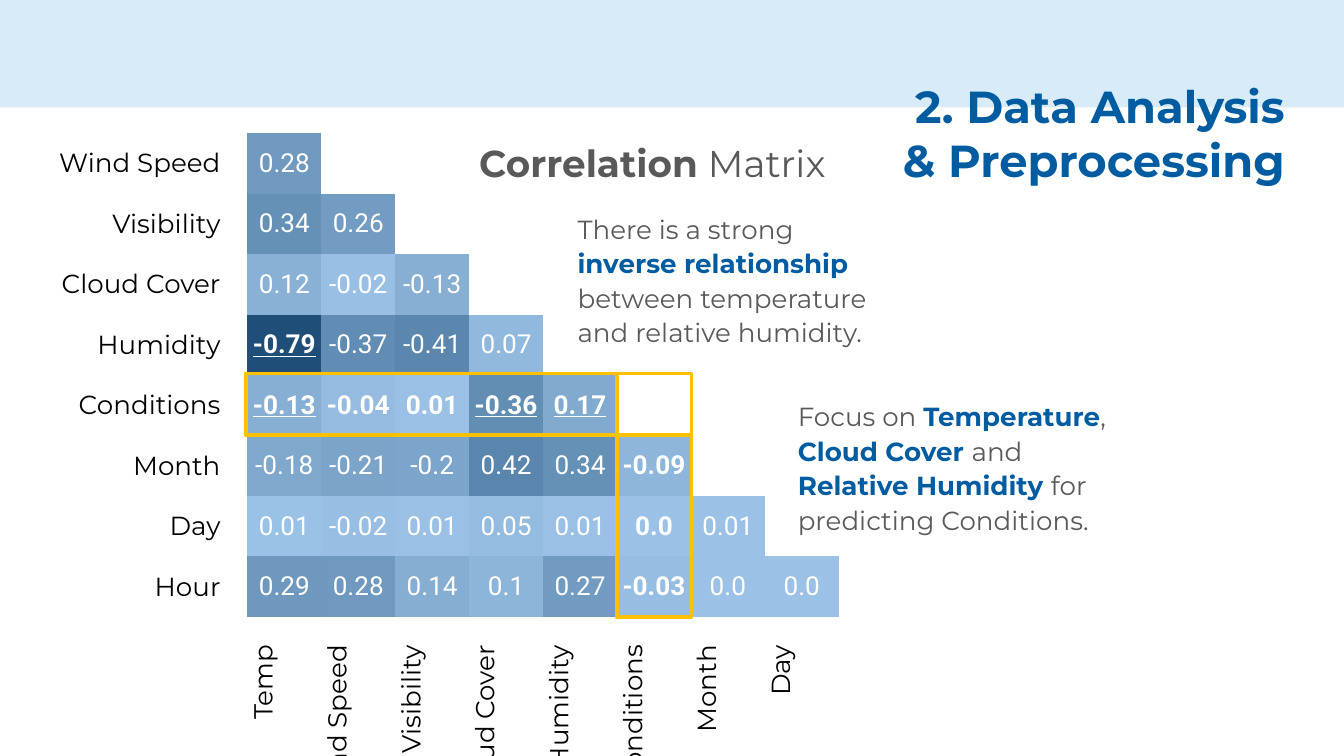
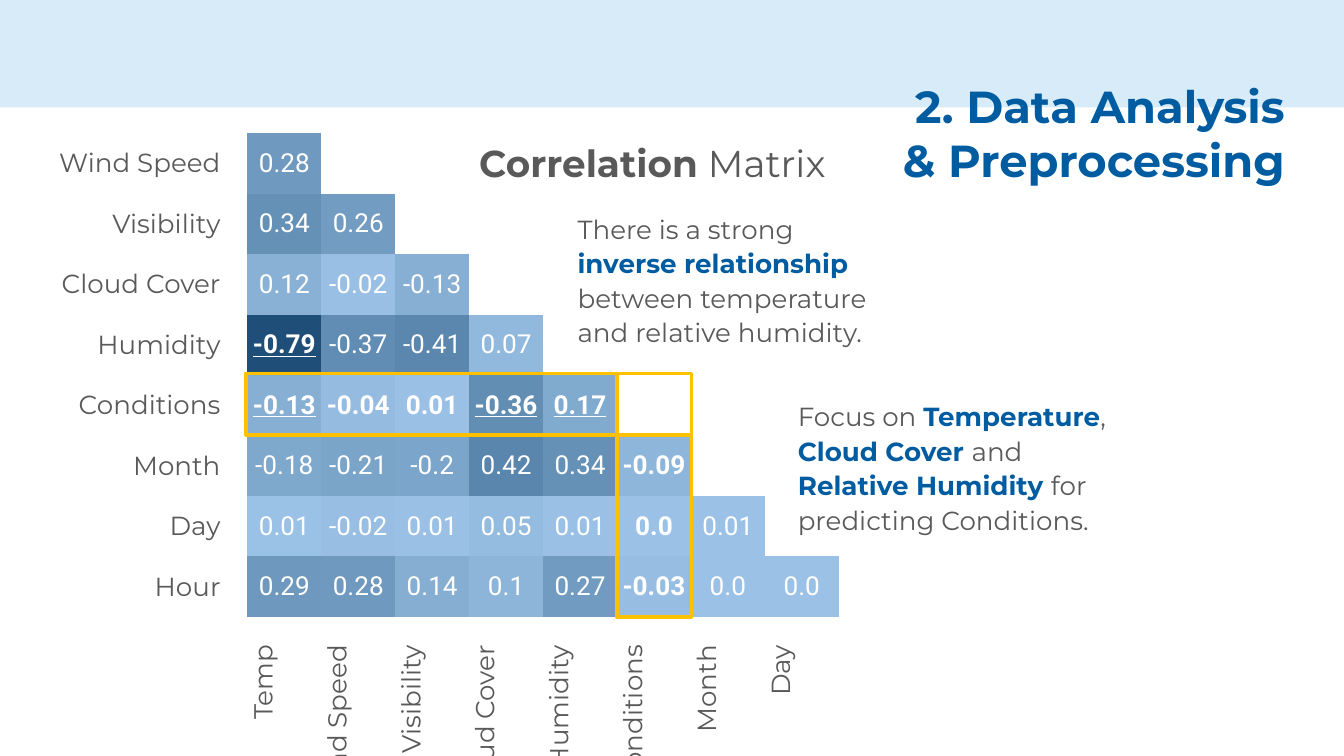
Before and after one commit to haiphan2000/CS114-Machine-Learning, a slide deck: slide 9 of ML slides.pptx. Drawn at 1344x756 pixels with LibreOffice and Linux fonts; fonts in the diff are those of the drawing. Boxes give left, top, right and bottom in pixels: in the first picture for what was removed or moved away, otherwise in the second. Text is boxed around its words. In the diff, an @@ line names an element or a change of style, - is before the commit and + after.

```diff
--- a/ML slides.pptx
+++ b/ML slides.pptx
@@ table at (x1=46, y1=133, x2=839, y2=754) @@
@@ text colour #000000 to #595959 in "Wind Speed", "Visibility", "Cloud Cover", "Humidity" and 12 more places @@
```
Also in this commit, not shown: 9 other slides changed, 1 other file.
